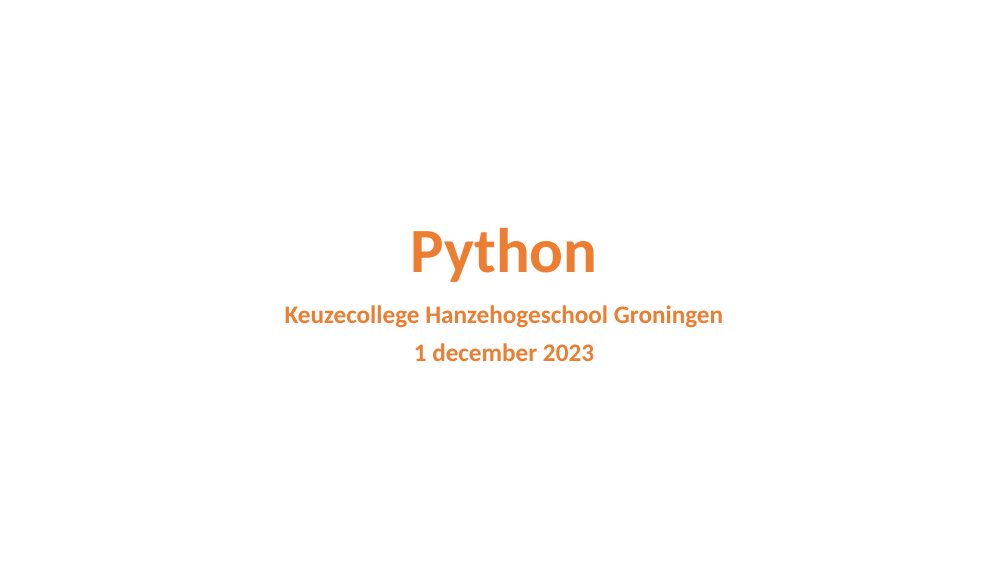
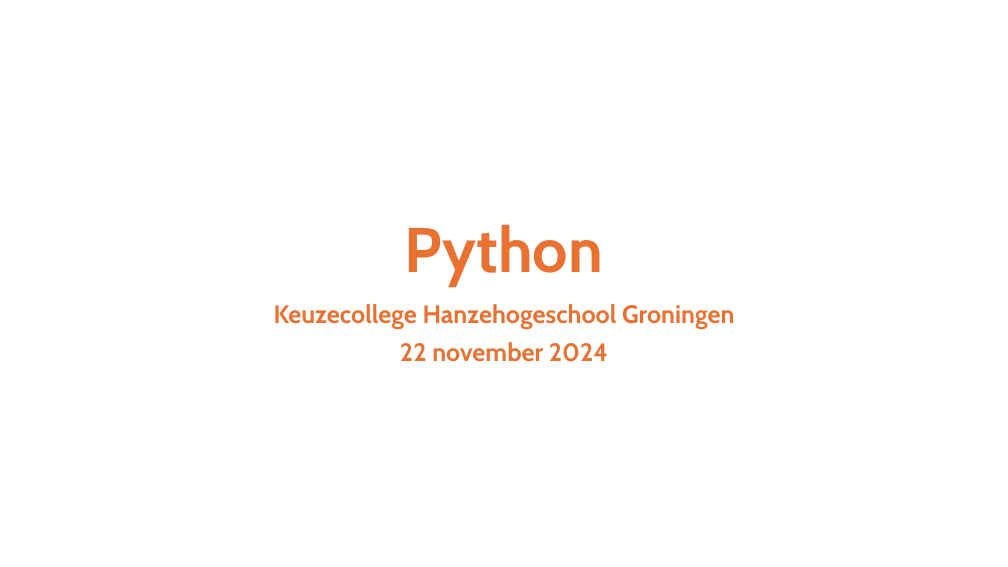
Before and after one commit to hanzetechnasium/geheim, a slide deck: slide 1 of Technasium-Dag-1-Presentatie-2-Python-start.pptx. Drawn at 1008x567 pixels with LibreOffice and Linux fonts; fonts in the diff are those of the drawing; background and template pictures are left out. Boxes give left, top, right and bottom in pixels: in the first picture for what was removed or moved away, otherwise in the second. Text is boxed around its words. In the diff, an @@ line names an element or a change of style, - is before the commit and + after.

```diff
--- a/Technasium-Dag-1-Presentatie-2-Python-start.pptx
+++ b/Technasium-Dag-1-Presentatie-2-Python-start.pptx
@@ title "Python" at (405, 224, 603, 287): font Calibri to Cabin, text colour #ED7D31 to #E97132 @@
@@ subtitle at (274, 304, 734, 329): font Calibri to Cabin, text colour #ED7D31 to #E97132 in "Keuzecollege Hanzehogeschool Groningen" @@
@@ subtitle at (400, 342, 608, 362): text changed; font Calibri to Cabin; text colour #ED7D31 to #E97132 @@
-1 december 2023
+22 november 2024
```
Also in this commit, not shown: 21 other slides changed, 3 other files.
